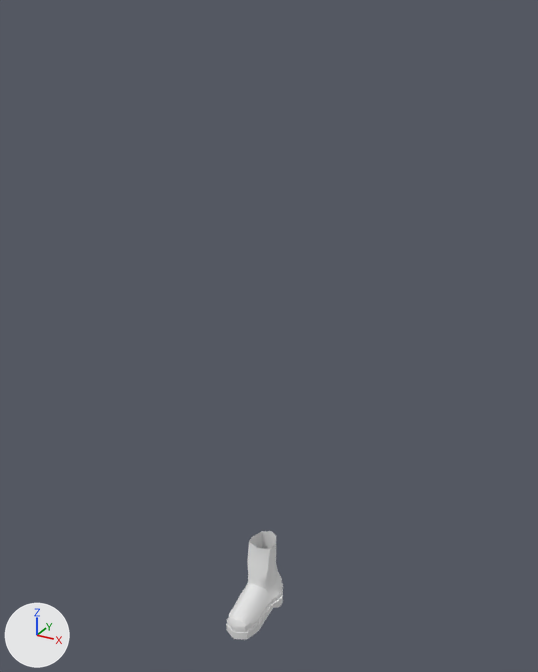
Before and after pictures for a commit that changed the Blender file Character Course Rig +Model.blend.
One viewpoint serves both versions: a 50 mm camera at (0.937, -1.468, 1.623) aimed at (0.084, 0.084, 0.847). Every picture has the same lights, and +X, +Y and +Z are marked at lower left.

The scene before the commit, as lines of its bpy script (objects in view):
```python
ob_body = bpy.data.objects.new('Body', me_plane)
ob_body.location = (0.0, 0.0, 1.246)
ob_body.rotation_euler = (1.571, 0.0, 0.0)  # degrees (90, 0, 0)
ob_body_001 = bpy.data.objects.new('Body.001', me_plane_006)
ob_body_001.location = (0.0, 0.0, 1.246)
ob_body_001.rotation_euler = (1.571, 0.0, 0.0)  # degrees (90, 0, 0)
ob_boot = bpy.data.objects.new('Boot', me_circle)
ob_boot.location = (0.092, -0.012, 0.039)
ob_boot.scale = (0.0523, 0.123, 0.151)
ob_cornea = bpy.data.objects.new('Cornea', me_sphere_001)
ob_cornea.location = (0.075, -0.083, 1.34)
ob_cornea.rotation_euler = (1.571, 0.0, 0.104)  # degrees (90, 0, 6)
ob_cornea.scale = (0.0508, 0.0508, 0.0508)
ob_space_suite = bpy.data.objects.new('Space Suite', me_cylinder_002)
ob_space_suite.location = (0.0, 0.054, 0.823)
ob_space_suite.scale = (0.135, 0.135, 0.135)
```
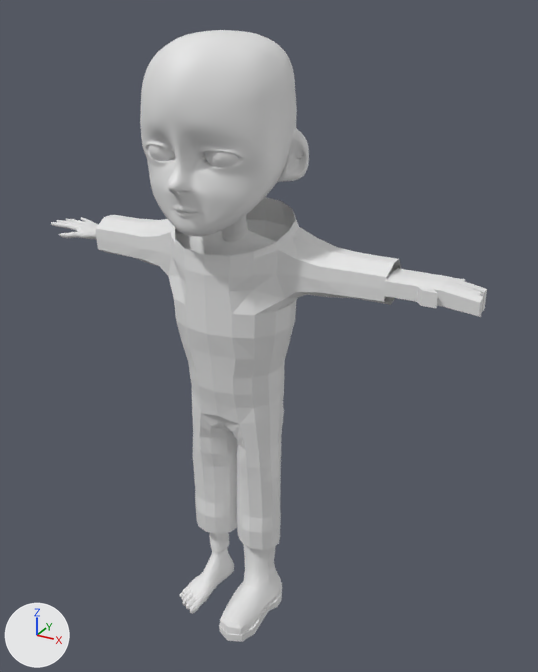
Location of each change, [x1, y1, x2, y2] in pixels of the pictures (538 x 672 px):
'Space Suite', shown: after [96, 197, 401, 550]
'Body', shown: after [51, 30, 466, 614]
'Boot', reshaped, moved, rescaled: before [226, 531, 283, 640]; after [219, 545, 282, 642]
'Cube', added: after [384, 268, 487, 317]
'Body.001', shown: after [175, 222, 390, 553]
'Cornea', shown: after [148, 145, 239, 168]

The edits, one by one:
me_circle is used by ob_boot; location (0.092, -0.012, 0.039); scale (0.0523, 0.123, 0.151).
me_circle had 159 vertices, 152 faces and spanned x -1.09..1.09, y -1.0..1.02, z -0.22..1.14.
me_circle now has 208 vertices, 202 faces and spans x -1.08..1.03, y -1.0..1.02, z -0.22..1.23.
Part 1, on me_circle:
12 vertices are removed from x -0.89..0.57, y -0.88..0.93, z 0.09..1.14.
14 faces are deleted.
10 vertices in x -0.76..0.76, y -0.86..0.81, z -0.22..0.57 move by (0.0, -0.02, 0.0).
8 vertices in x -0.9..0.9, y -0.53..-0.5, z -0.22..0.09 move by (0.0, -0.06, 0.0).
6 vertices in x -1.05..0.84, y -0.1..-0.09, z -0.21..-0.04 move by (0.0, -0.09, 0.0).
5 vertices in x -1.08..0.88, y 0.21, z -0.14..-0.03 move by (0.0, -0.13, 0.0).
3 vertices in x -0.98..-0.1, y 0.21..0.25, z -0.12..0.1 move by (0.0, -0.12, 0.0).
75 vertices move from x -1.09..1.09, y -0.91..0.99, z -0.2..0.72 to x -1.03..1.03, y -0.91..0.99, z -0.19..0.74.
41 vertices are added at x -1.0..0.7, y -0.73..0.94, z 0.09..1.14.
11 new vertices lie (0.0, 0.0, 0.09) away from vertices in x -1.0..0.7, y 0.22..0.94, z 1.14.
9 new vertices lie (0.0, 0.0, 0.1) away from vertices in x -0.91..0.6, y 0.26..0.9, z 1.13.
64 new faces join them.
Mesh me_cube_002 is new.
It has 70 vertices, 68 faces and spans x -1.49..2.71, y -1.38..1.0, z -0.7..0.51.
Object 'Boot' (ob_boot) moves from (0.092, -0.012, 0.039) to (0.08, -0.016, 0.039).
Object 'Boot' (ob_boot) is rescaled from (0.0523, 0.123, 0.151) to (0.0589, 0.132, 0.151).
Object 'Body' (ob_body) is now shown.
Object 'Body.001' (ob_body_001) is now shown.
Object 'Space Suite' (ob_space_suite) is now shown.
Object 'Cornea' (ob_cornea) is now shown.
Object 'Cube' (ob_cube) is new; it shows me_cube_002.
Its location is (0.487, 0.066, 1.056).
Its scale is (0.05, 0.05, 0.05).
